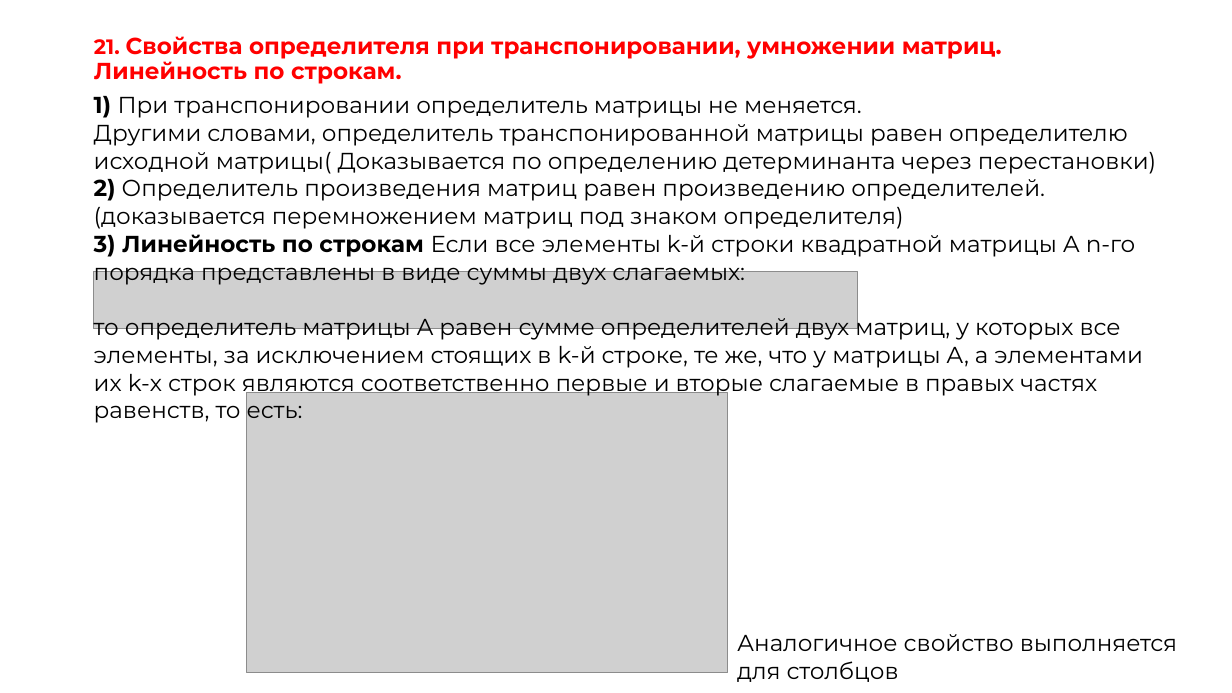
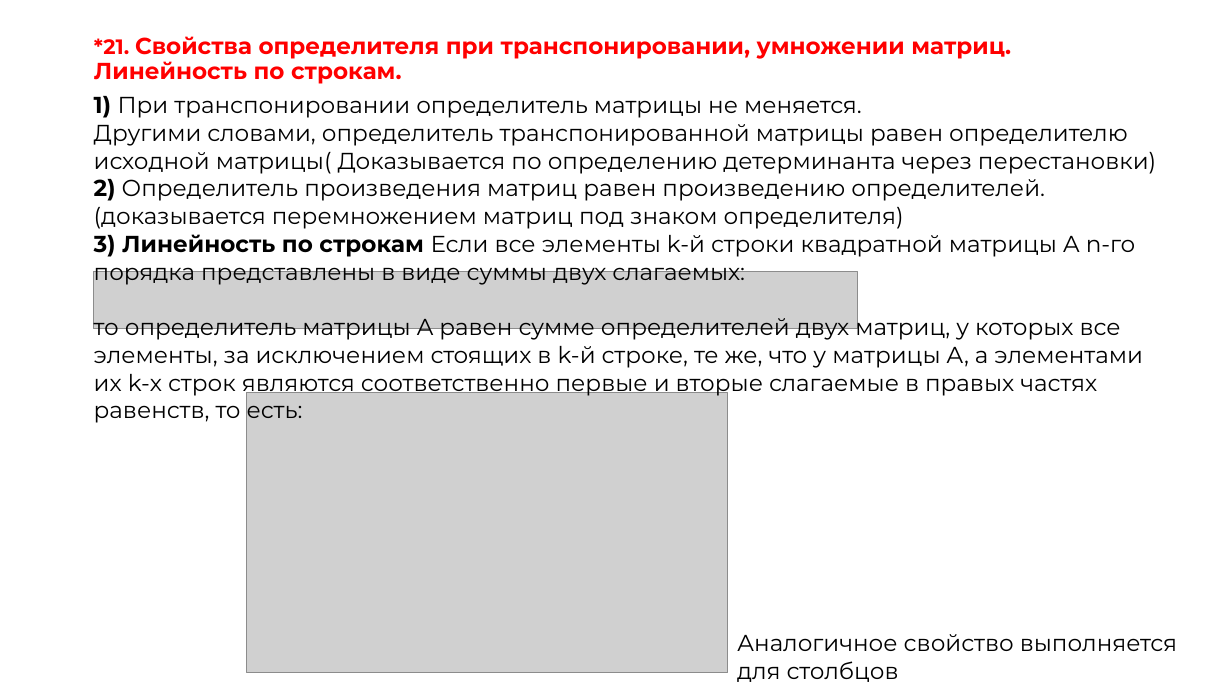
Before and after one commit to OneTwoZzzPlus/ITMO.STUDY, a slide deck: slide 37 of MATH/colloquium.pptx. Drawn at 1232x693 pixels with LibreOffice and Linux fonts; fonts in the diff are those of the drawing; grey boxes stand for pictures. Boxes give left, top, right and bottom in pixels: in the first picture for what was removed or moved away, otherwise in the second. Text is boxed around its words. In the diff, an @@ line names an element or a change of style, - is before the commit and + after.

```diff
--- a/MATH/colloquium.pptx
+++ b/MATH/colloquium.pptx
@@ title at bbox=[94, 36, 1011, 84]: text changed @@
-21. Свойства определителя при транспонировании, умножении матриц. Линейность по строкам.
+*21. Свойства определителя при транспонировании, умножении матриц. Линейность по строкам.
```
Also in this commit, not shown: 15 other slides changed, 18 other files.
